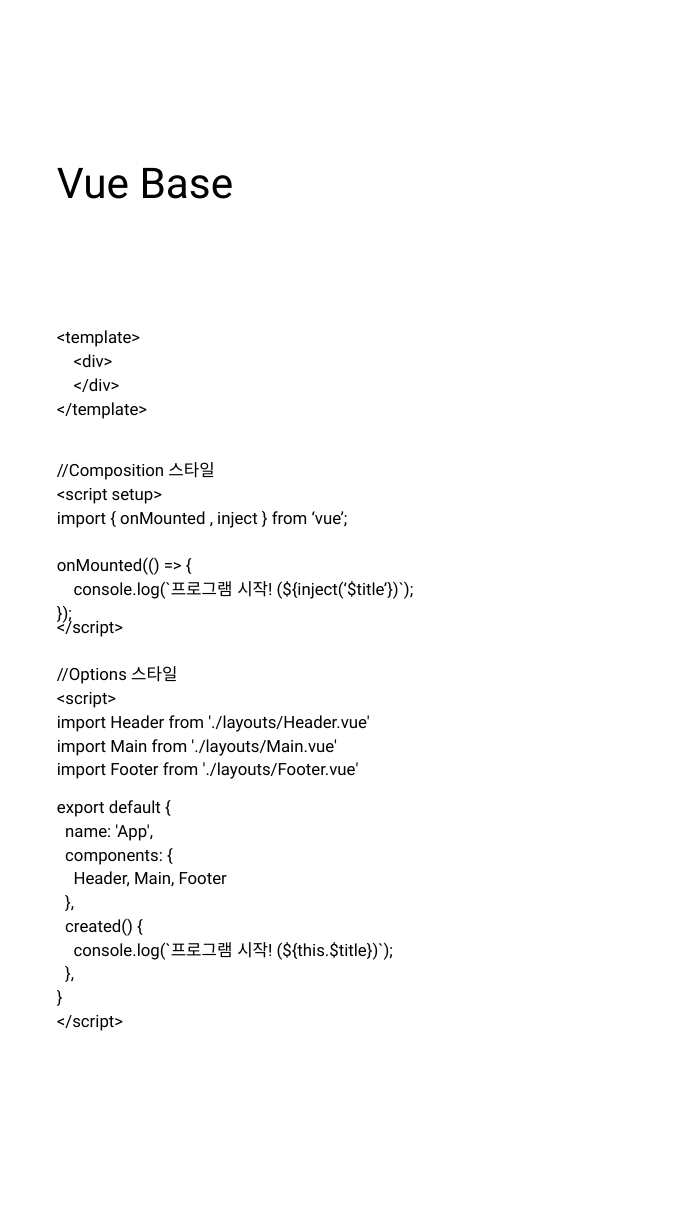
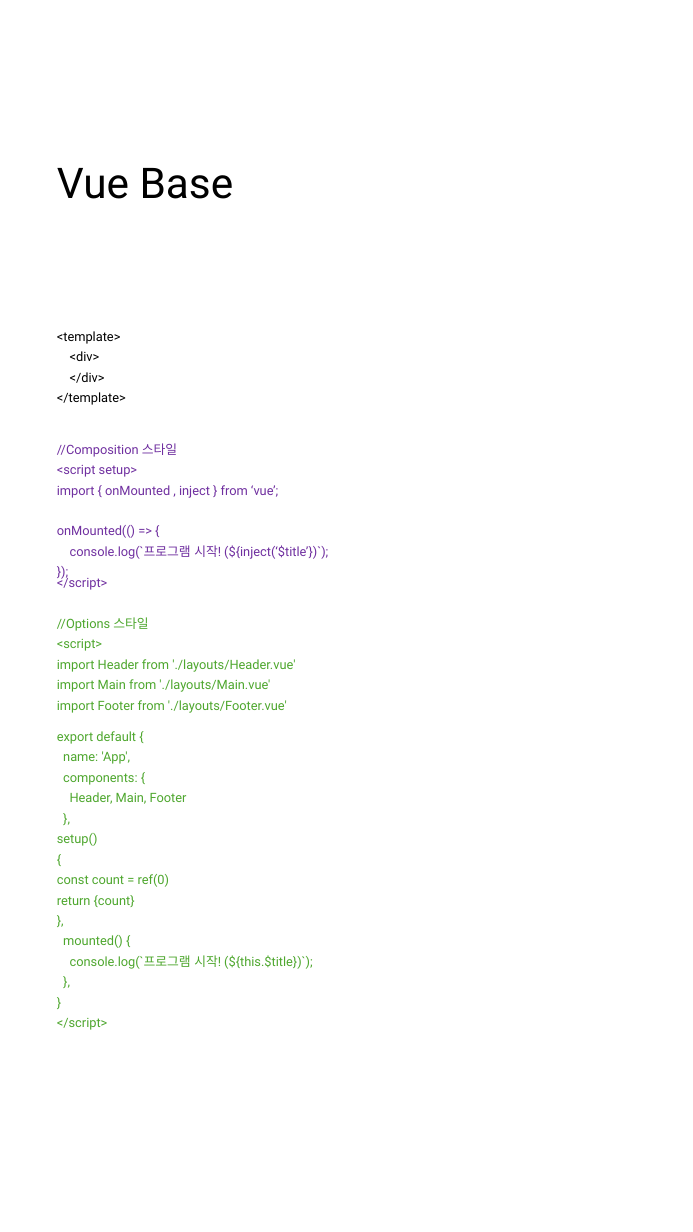
Before and after one commit to 92-seok/wooboWEB-NextJS-migration-, a slide deck: slide 5 of doc/개발환경_설치매뉴얼(Vue.JS).pptx. Drawn at 693x1232 pixels with LibreOffice and Linux fonts; fonts in the diff are those of the drawing. Boxes give left, top, right and bottom in pixels: in the first picture for what was removed or moved away, otherwise in the second. Text is boxed around its words. In the diff, an @@ line names an element or a change of style, - is before the commit and + after.

```diff
--- a/doc/개발환경_설치매뉴얼(Vue.JS).pptx
+++ b/doc/개발환경_설치매뉴얼(Vue.JS).pptx
@@ text at [57, 331, 328, 1030]: size 13.1 to 10 pt in "<template>", "<div>", "</div>", "</template>" and 20 more places; text colour #000000 to #7030A0 in "//Composition 스타일", "<script setup>", "import { onMounted , inject } from ...", "onMounted(() => {" and 2 more places; text colour #000000 to #4EA72E in "//Options 스타일", "<script>", "import Header from './layouts/Header.vue'", "import Main from './layouts/Main.vue'" and 10 more places @@
@@ text at [57, 833, 169, 948]: text changed; size 13.1 to 10 pt; text colour #000000 to #4EA72E @@
-created() {
+setup()
+{
+const count = ref(0)
+return {count}
+},
+mounted() {
```
Also in this commit, not shown: 2 other slides changed, 15 other files.
